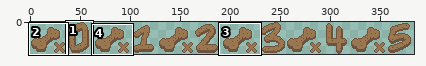
Two versions of one sprite sheet, assets/ui_croquette.png. Above: a wide view before the commit, with the close-up outlined.
Close-up. Earlier state:
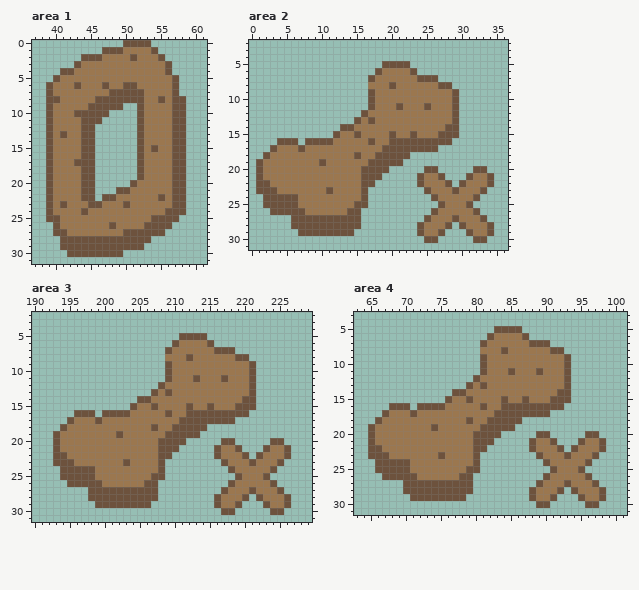
The file is 384x32 pixels. Shown: area 1: x 37..61, y 0..31; area 2: x 0..36, y 2..31; area 3: x 190..229, y 2..31; area 4: x 63..101, y 3..31. The commit also changed other parts of the picture, which this record leaves out.
The result:
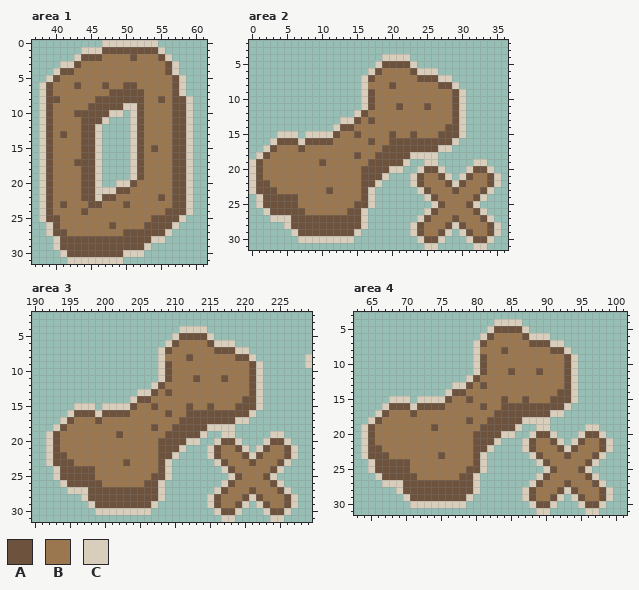
Palette (. is transparent): A #6d523d  B #9b774f  C #e0d0bde7
Difference:
Changed rows in their new state; - is an unchanged pixel.
Area 1:
first column x 38:
 0 ---------CCCCCCCC-----
 1 ------CCC---AAAA-C----
 2 -----C------------C---
 3 ---CC--------------C--
 4 --C----------------C--
 5 -C------------------C-
 6 C-------------------C-
 7 C-------------------C-
 8 C--------------------C
 9 C-----------CC-------C
10 C---------CC-C-------C
11 C--------C---C-------C
12 C-------C----C-------C
13 C-------C----C-------C
14 C-------C----C-------C
15 C-------C----C-------C
16 C-------C----C-------C
17 C-------C----C-------C
18 C-------C----C-------C
19 C-------C----C-------C
20 C-------C--CC--------C
21 C-------CCC----------C
22 C-------C------------C
23 C--------------------C
24 C--------------------C
25 C-------------------C-
26 -C-----------------C--
27 -C----------------C---
28 --C-------------CC----
29 --C------------C------
30 ---C--------CCC-------
31 ----CCCCCCCC----------
Area 2:
first column x 0:
 4 -------------------CCCC-------------
 5 ------------------C----C------------
 6 -----------------C------CCC---------
 7 ----------------C----------CC-------
 8 ----------------C------------C------
 9 ----------------C-------------C-----
10 ----------------C-------------C-----
11 ----------------C-------------C-----
12 ---------------C--------------C-----
13 -------------CC---------------C-----
14 ------------C-----------------C-----
15 ----CCC-CCCC------------------C-----
16 ---C---C---------------------C------
17 --C------------------------CC-------
18 -C---------------------CCCC---------
19 C---------------------C--CC-----CC--
20 C-------------------CC--C--C---C--C-
21 C------------------C---C----C-C----C
22 C-----------------C----C-----C-----C
23 C----------------C------C---------C-
24 -C---------------C-------C-------C--
25 -C---------------C--------C-----C---
26 --C-------------C--------C-------C--
27 ---CCC----------C-------C---------C-
28 -----C----------C------C-----C-----C
29 ------C--------C-------C----C-C----C
30 -------CCCCCCCC---------C--C---C--C-
31 -------------------------CC-----CC--
Area 3:
first column x 192:
 4 -------------------CCCC---------------
 5 ------------------C----C--------------
 6 -----------------C------CCC-----------
 7 ----------------C----------CC---------
 8 ----------------C------------C-------C
 9 ----------------C-------------C------C
10 ----------------C-------------C-------
11 ----------------C-------------C-------
12 ---------------C--------------C-------
13 -------------CC---------------C-------
14 ------------C-----------------C-------
15 ----CCC-CCCC------------------C-------
16 ---C---C---------------------C--------
17 --C------------------------CC---------
18 -C---------------------CCCC-----------
19 C---------------------C--CC-----CC----
20 C-------------------CC--C--C---C--C---
21 C------------------C---C----C-C----C--
22 C-----------------C----C-----C-----C--
23 C----------------C------C---------C---
24 -C---------------C-------C-------C----
25 -C---------------C--------C-----C-----
26 --C-------------C--------C-------C----
27 ---CCC----------C-------C---------C---
28 -----C----------C------C-----C-----C--
29 ------C--------C-------C----C-C----C--
30 -------CCCCCCCC---------C--C---C--C---
31 -------------------------CC-----CC----
Area 4:
first column x 64:
 4 -------------------CCCC-------------
 5 ------------------C----C------------
 6 -----------------C------CCC---------
 7 ----------------C----------CC-------
 8 ----------------C------------C------
 9 ----------------C-------------C-----
10 ----------------C-------------C-----
11 ----------------C-------------C-----
12 ---------------C--------------C-----
13 -------------CC---------------C-----
14 ------------C-----------------C-----
15 ----CCC-CCCC------------------C-----
16 ---C---C---------------------C------
17 --C------------------------CC-------
18 -C---------------------CCCC---------
19 C---------------------C--CC-----CC--
20 C-------------------CC--C--C---C--C-
21 C------------------C---C----C-C----C
22 C-----------------C----C-----C-----C
23 C----------------C------C---------C-
24 -C---------------C-------C-------C--
25 -C---------------C--------C-----C---
26 --C-------------C--------C-------C--
27 ---CCC----------C-------C---------C-
28 -----C----------C------C-----C-----C
29 ------C--------C-------C----C-C----C
30 -------CCCCCCCC---------C--C---C--C-
31 -------------------------CC-----CC--
Where, in picture pixels (left, top, right, bottom), the same in both close-ups:
changed: (39, 40, 193, 264)
added: (249, 54, 501, 250)
added: (46, 326, 298, 522)
added: (305, 354, 312, 368)
added: (361, 319, 613, 515)
